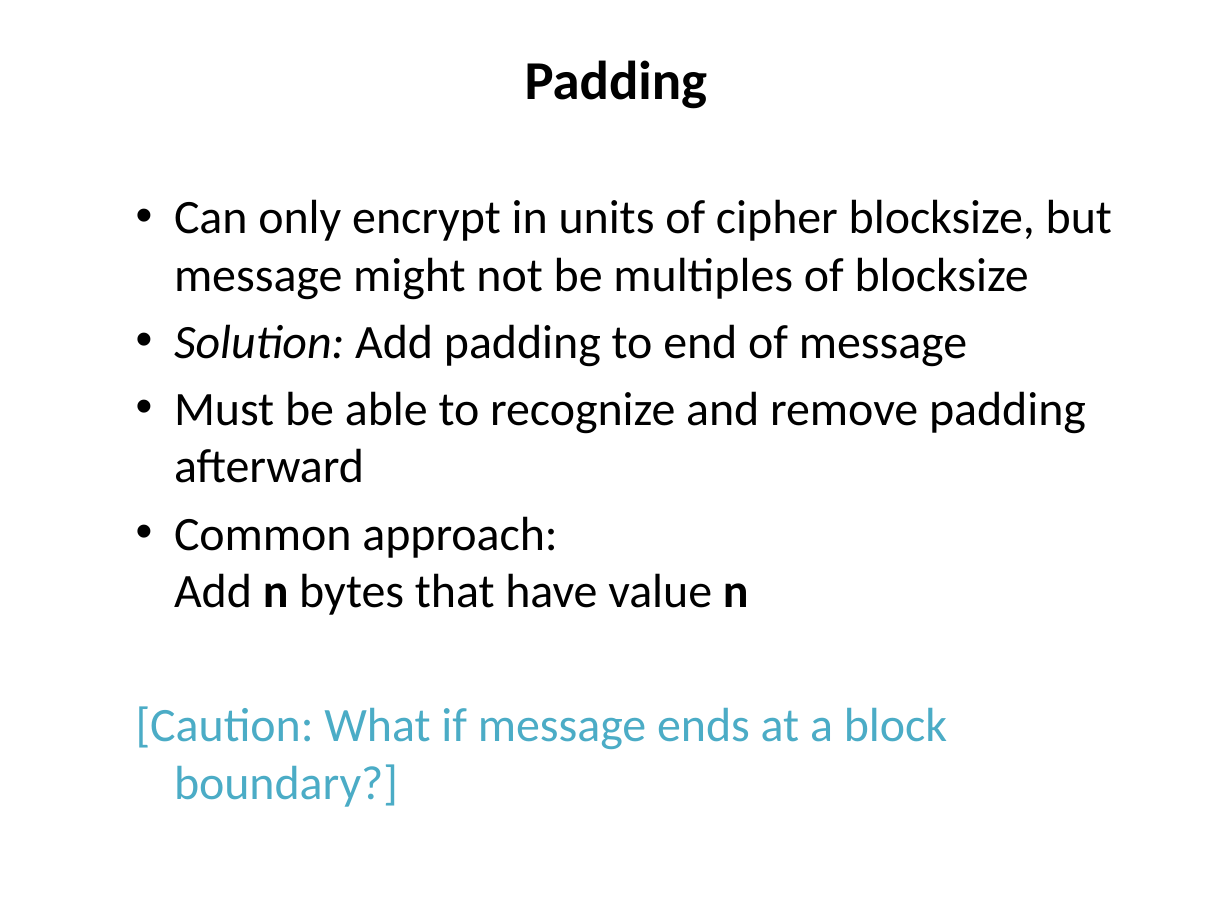
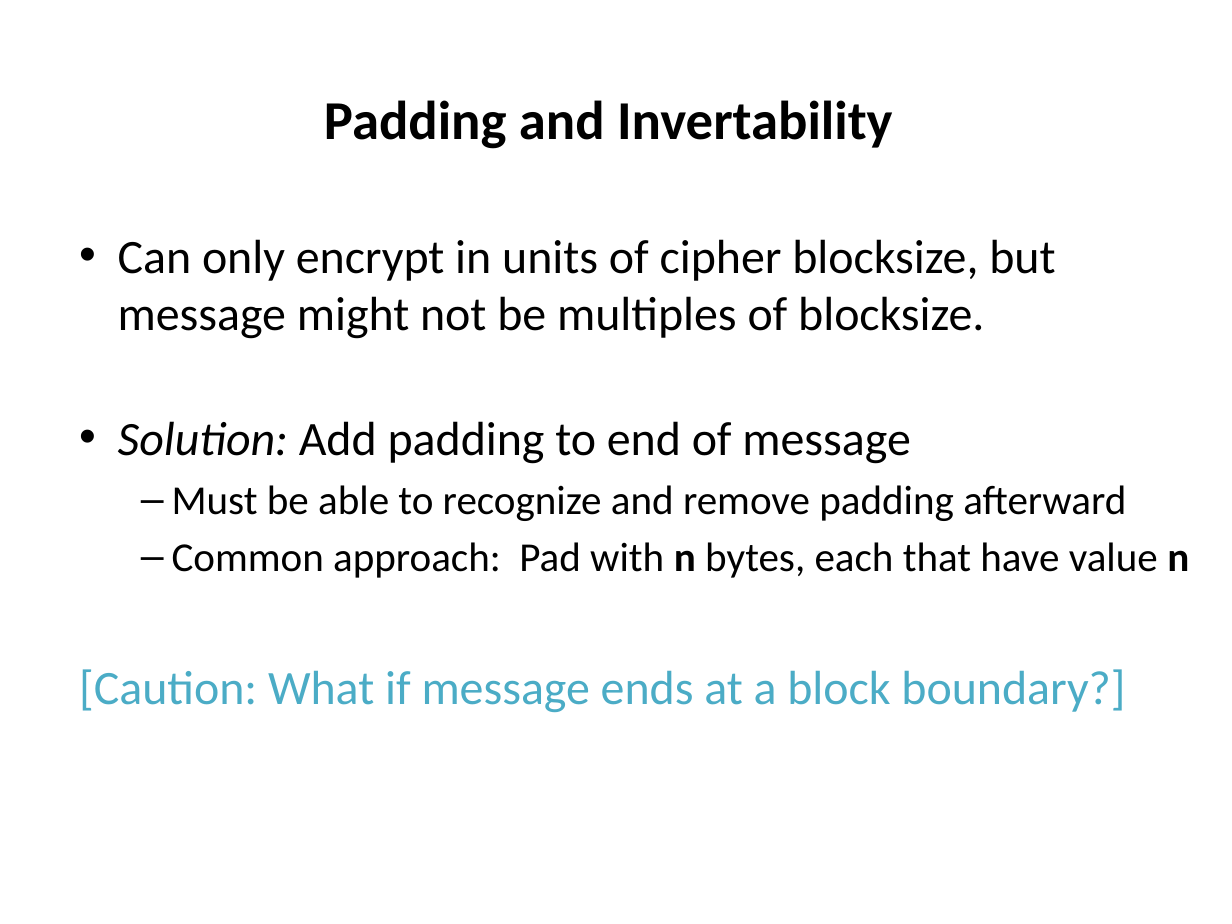
Before and after one commit to noise-lab/security-course, a slide deck: slide 46 of fall2016/lectures/4-Ciphers.pptx (slide 45 before the commit). Drawn at 1232x924 pixels with LibreOffice and Linux fonts; fonts in the diff are those of the drawing. Boxes give left, top, right and bottom in pixels: in the first picture for what was removed or moved away, otherwise in the second. Text is boxed around its words. In the diff, an @@ line names an element or a change of style, - is before the commit and + after.

Commit message:
updated lectures.

```diff
--- a/fall2016/lectures/4-Ciphers.pptx
+++ b/fall2016/lectures/4-Ciphers.pptx
@@ text "Padding and Invertability": place and size @@
-text "Padding and Invertability" at [136,60,1112,807]
+text "Padding and Invertability" at [79,100,1189,712]
@@ text at [118,100,1055,339]: text changed @@
-Padding
-  • Can only encrypt in units of cipher blocksize, but message might not be multiples of blocksize
+Padding and Invertability
+  • Can only encrypt in units of cipher blocksize, but message might not be multiples of blocksize.
@@ text at [172,485,1126,521]: size 28 to 24 pt in "Must be able to recognize and remove ..."; bullet • to –; list level 2 to 3 in "Must be able to recognize ..." @@
@@ text at [172,542,1189,578]: text changed; size 28 to 24 pt @@
-  • Common approach:
-    Add n bytes that have value n
+    – Common approach: Pad with n bytes, each that have value n
```
Also in this commit, not shown: 2 other slides changed, 4 slides added, 7 other files.
